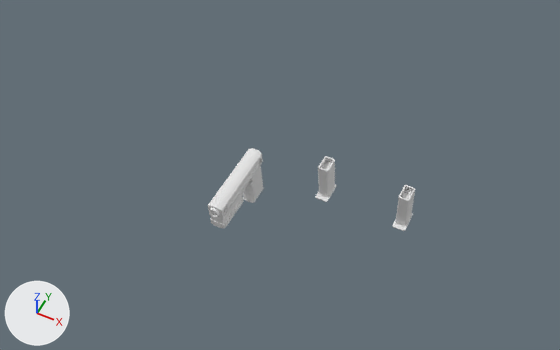
Before and after pictures for a commit that changed the Blender file assets-raw/blend/gun/template.blend.
Camera for both pictures: a 50 mm camera at (0.655, -1.157, 1.424) aimed at (0.082, -0.012, -0.007). The axes (+X, +Y, +Z) are drawn at lower left. The lights are the same throughout.

The first picture shows 'Base'.
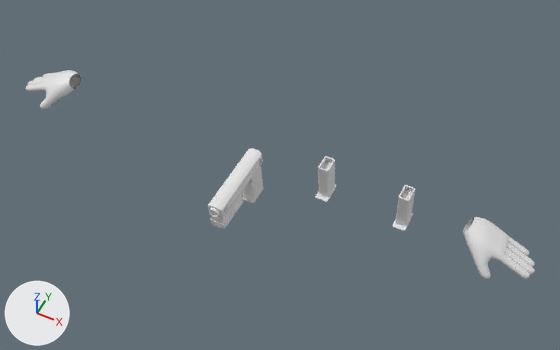
What differs and where, as boxes (x1, y1, x2, y2) in the pictures (560 x 350 px):
'HandsPreview', shown
    after: (26, 70, 535, 279)

The change in detail:
Object 'HandsPreview' (ob_handspreview) is now shown.
